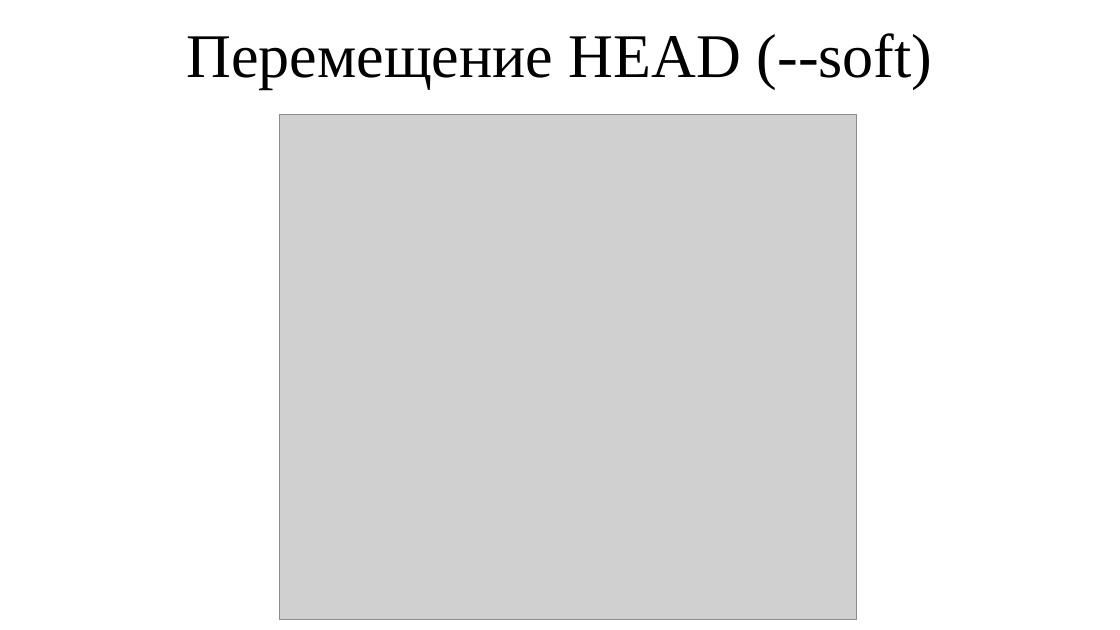
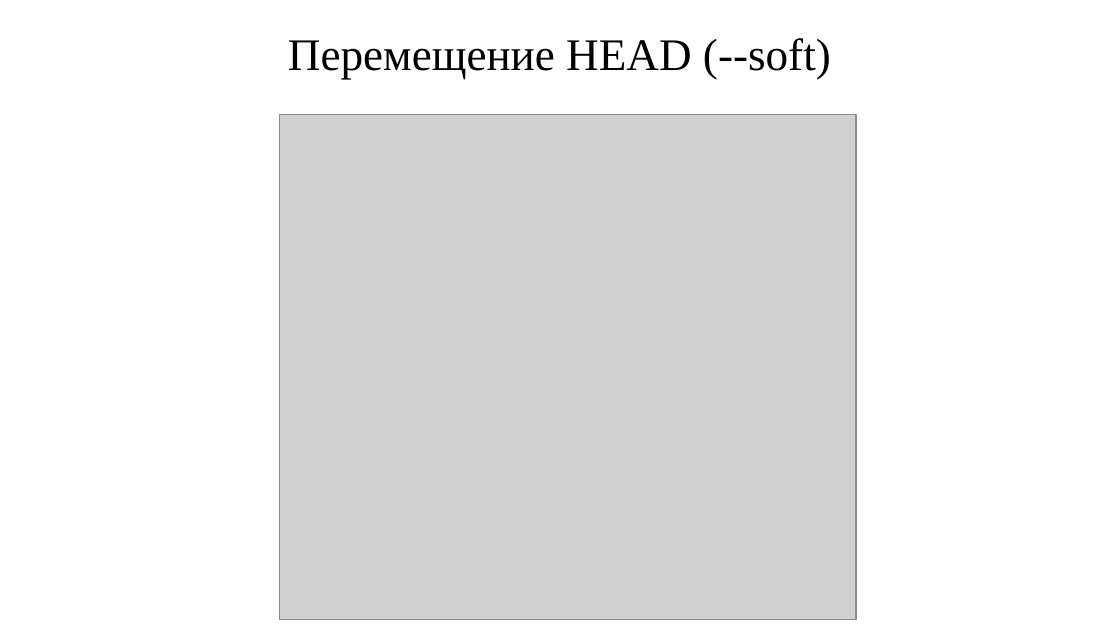
Before and after one commit to haska87/pm-19, a slide deck: slide 18 of lectures/NSP_l4.VSC_git_basics_continued.pptx (slide 17 before the commit). Drawn at 1120x630 pixels with LibreOffice and Linux fonts; fonts in the diff are those of the drawing; grey boxes stand for pictures. Boxes give left, top, right and bottom in pixels: in the first picture for what was removed or moved away, otherwise in the second. Text is boxed around its words. In the diff, an @@ line names an element or a change of style, - is before the commit and + after.

```diff
--- a/lectures/NSP_l4.VSC_git_basics_continued.pptx
+++ b/lectures/NSP_l4.VSC_git_basics_continued.pptx
@@ text "Перемещение HEAD (--soft)" at [288, 38, 831, 79]: size 44 to 32 pt @@
```
Also in this commit, not shown: 7 other slides changed, 1 slide added, 4 other files.
